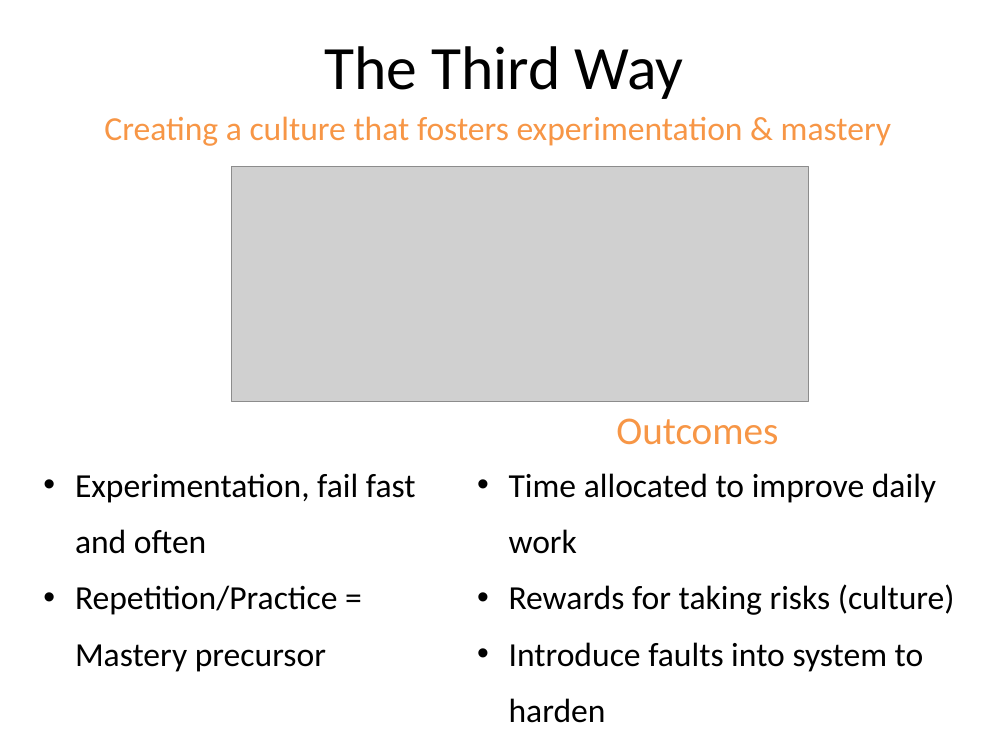
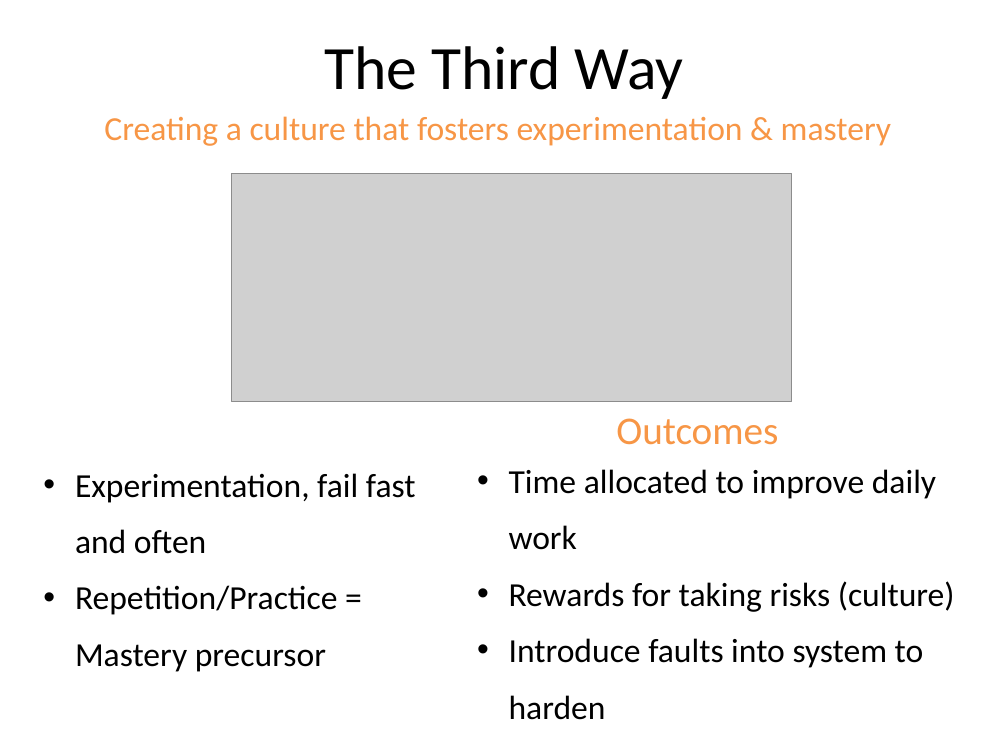
Before and after one commit to browngeek666/DevOpsPres, a slide deck: slide 8 of ALFDevOps.pptx. Drawn at 1008x756 pixels with LibreOffice and Linux fonts; fonts in the diff are those of the drawing; grey boxes stand for pictures. Boxes give left, top, right and bottom in pixels: in the first picture for what was removed or moved away, otherwise in the second. Text is boxed around its words. In the diff, an @@ line names an element or a change of style, - is before the commit and + after.

```diff
--- a/ALFDevOps.pptx
+++ b/ALFDevOps.pptx
@@ picture: place and size @@
-picture at [232, 166, 808, 401]
+picture at [232, 173, 792, 402]
@@ text "Time allocated to improve daily ...": place and size @@
-text "Time allocated to improve daily ..." at [509, 473, 955, 723]
+text "Time allocated to improve daily ..." at [509, 469, 955, 720]
```
Also in this commit, not shown: 1 other slide changed, 16 slides added.
